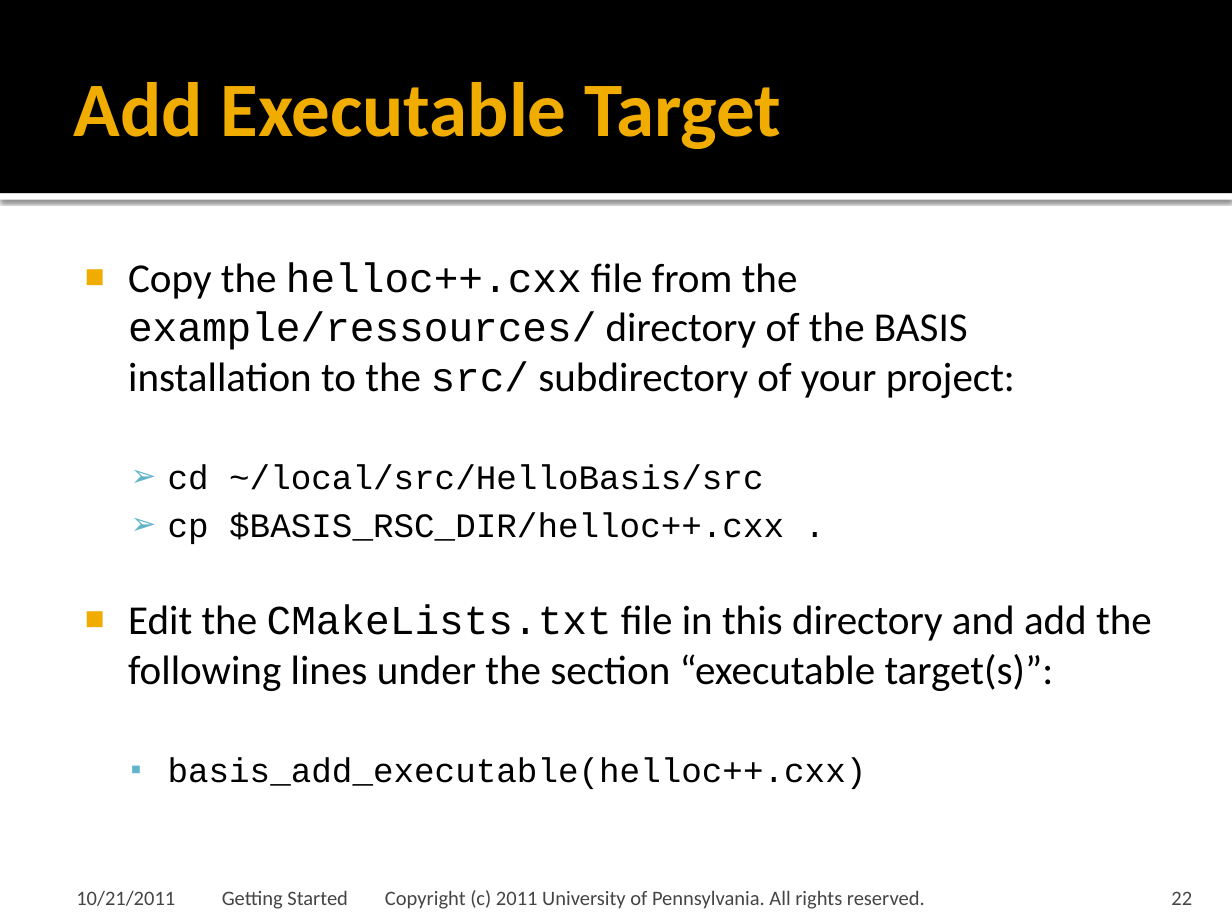
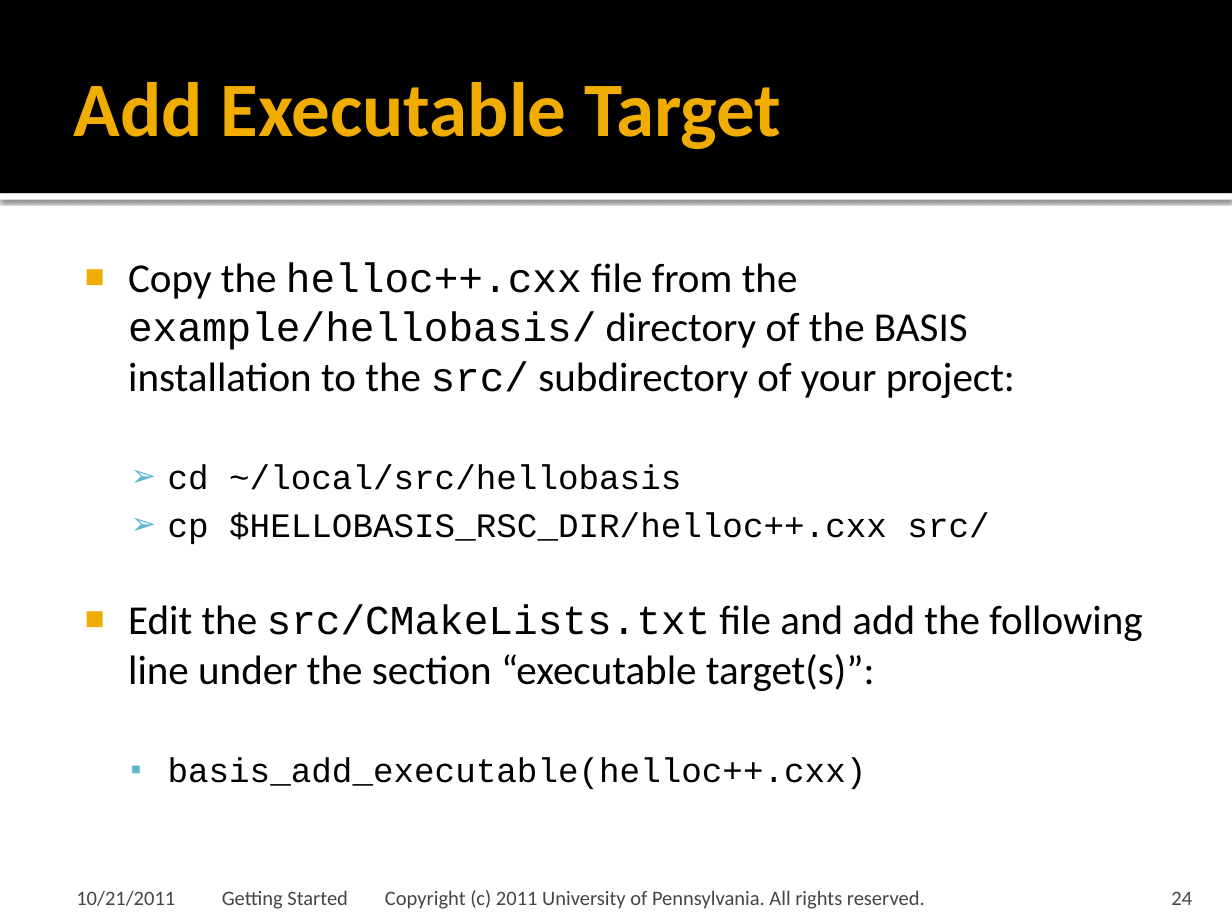
Before and after one commit to cmake-basis/legacy, a slide deck: slide 24 of doc/tutorials/02 Getting Started.pptx (slide 22 before the commit). Drawn at 1232x924 pixels with LibreOffice and Linux fonts; fonts in the diff are those of the drawing; background and template pictures are left out. Boxes give left, top, right and bottom in pixels: in the first picture for what was removed or moved away, otherwise in the second. Text is boxed around its words. In the diff, an @@ line names an element or a change of style, - is before the commit and + after.

```diff
--- a/doc/tutorials/02 Getting Started.pptx
+++ b/doc/tutorials/02 Getting Started.pptx
@@ text at (128,262,1142,691): text changed @@
-■ Copy the helloc++.cxx file from the example/ressources/ directory of the BASIS installation to the src/ subdirectory of your project:
-  ➢ cd ~/local/src/HelloBasis/src
-  ➢ cp $BASIS_RSC_DIR/helloc++.cxx .
-■ Edit the CMakeLists.txt file in this directory and add the following lines under the section “executable target(s)”:
+■ Copy the helloc++.cxx file from the example/hellobasis/ directory of the BASIS installation to the src/ subdirectory of your project:
+  ➢ cd ~/local/src/hellobasis
+  ➢ cp $HELLOBASIS_RSC_DIR/helloc++.cxx src/
+■ Edit the src/CMakeLists.txt file and add the following line under the section “executable target(s)”:
@@ page number at (1171,891,1192,905): text changed @@
-22
+24
```
Also in this commit, not shown: 24 other slides changed, 15 slides added.
